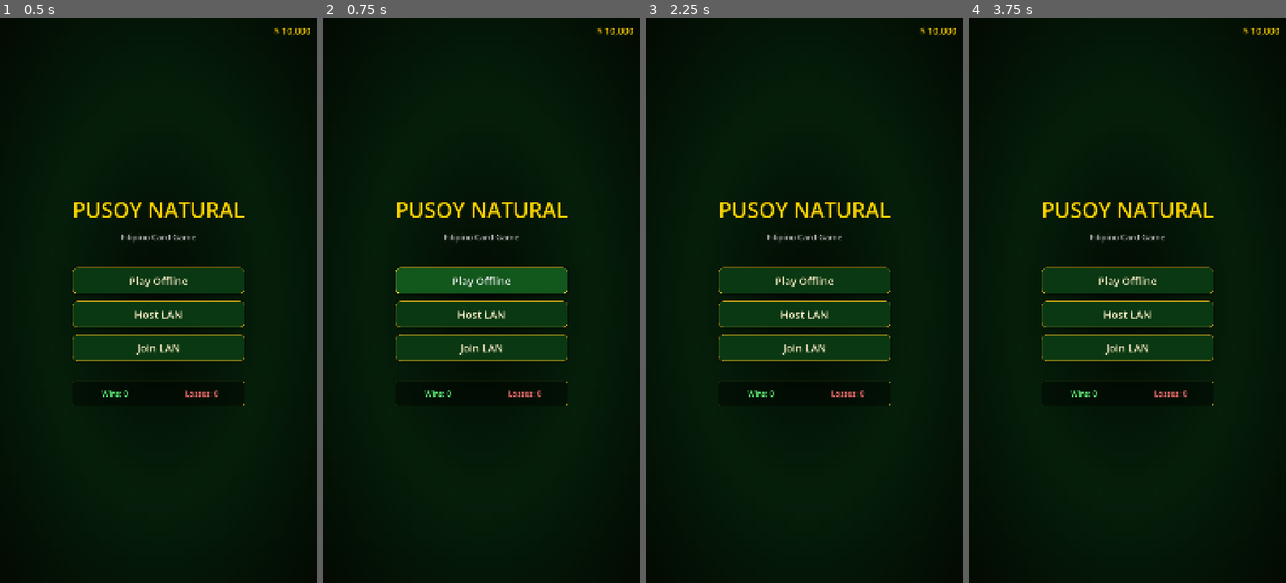
Above: before the commit, frames 1-4 (left to right).
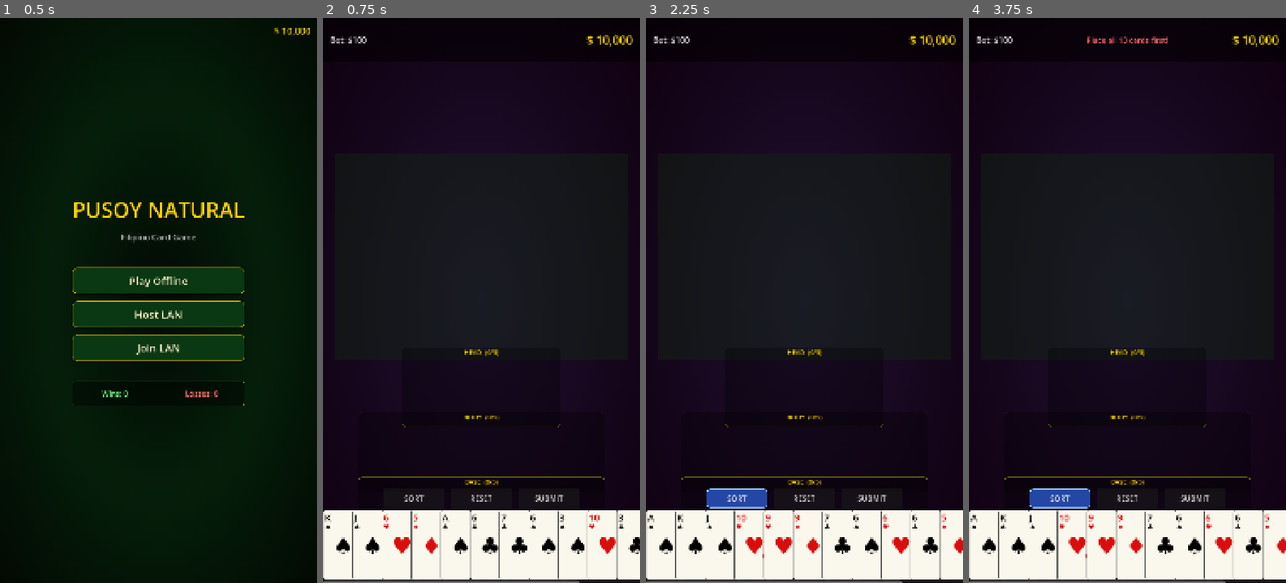
Above: after the commit, the same moments.

Repository: PotatoKevz/PusoyNatural
Game: Godot game, scene res://scenes/main_menu.tscn
Same seed, same stepped clock (60 frames per second), same inputs: the game is played once before the commit and once after it.
Inputs (mouse positions are in pixels of both pictures, inside the frame that each line leads up to):
- Up to frame 1 (0.5 s): no input
- Up to frame 2 (0.75 s): click "Play Offline" at 0.5 s
- Up to frame 3 (2.25 s): click (804, 283) at 1.25 s, where only the run before the commit has a clickable "Play Offline"; click (737, 498) at 2 s, where only the run after the commit has a clickable "SORT"
- Up to frame 4 (3.75 s): click (1194, 498) at 2.75 s, where only the run after the commit has a clickable "SUBMIT"; click (1060, 498) at 3.5 s, where only the run after the commit has a clickable "SORT"

Frame 1 is identical in both runs. In frame 2, 30% of the frame differs, in the area x 0-100%, y 1-100%; in frame 3, 31%; in frame 4, 31%.
Error before the commit: Parse Error: Expected end of statement after variable declaration, found "Annotation" instead. (res://scripts/ui/main_menu.gd:3)

Commit message:
Fix syntax errors in main_menu.gd and verify script integrity

Diff:
--- a/scripts/ui/main_menu.gd
+++ b/scripts/ui/main_menu.gd
@@ -1,6 +1,7 @@
 extends Control
 
-@onready var money_label = $MoneyLabe@onready var wins_label = $VBoxContainer/StatsPanel/StatsBox/WinsLabel
+@onready var money_label = $MoneyLabel
+@onready var wins_label = $VBoxContainer/StatsPanel/StatsBox/WinsLabel
 @onready var losses_label = $VBoxContainer/StatsPanel/StatsBox/LossesLabel
 
 func _ready():
@@ -34,6 +35,6 @@
 		print("Hosting game on port ", NetworkManager.PORT)
 
 func _on_join_lan_btn_pressed():
-ocalhost for testing
+	# Prompt for IP in a real app, assuming localhost for testing
 	if NetworkManager.join_game("127.0.0.1"):
 		print("Attempting to join LAN game...")
